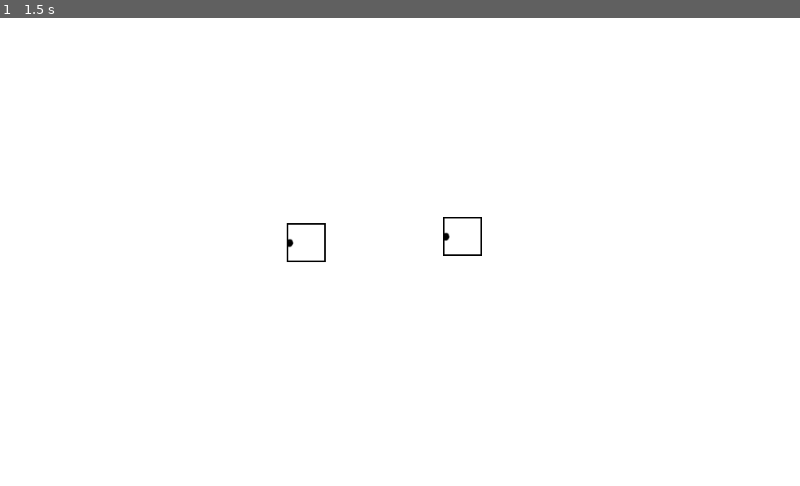
Above: before the commit, frame 1.
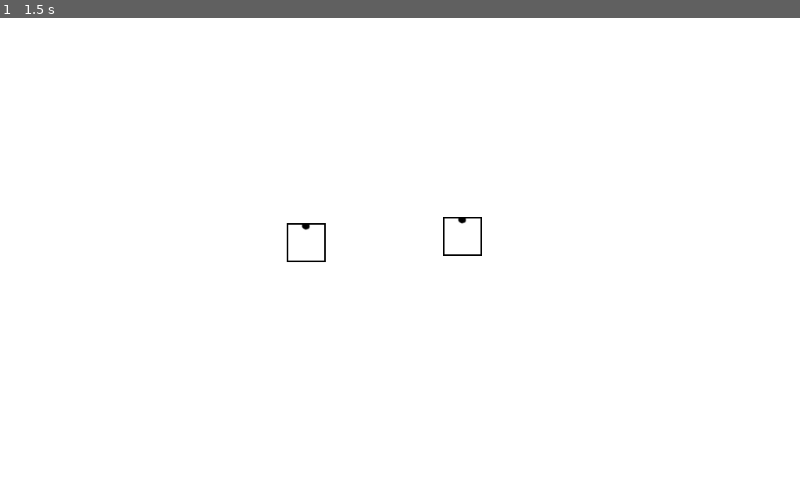
Above: after the commit, the same moment.

Repository: williarj/LD50
Game: Godot game, scene res://scenes/main_scene.tscn
The game is run twice, just before and just after one commit, with the same random seed, the same clock (stepped at 60 frames per second) and the same inputs.
Inputs (mouse positions are in pixels of both pictures, inside the frame that each line leads up to):
- Up to frame 1 (1.5 s): tap Enter at 0.5 s; move the mouse to (304, 242) at 0.52 s; click (304, 242) at 0.67 s; tap Space at 1.25 s; move the mouse to (464, 237) at 1.27 s; click (464, 237) at 1.42 s

The runs differ from the first frame. In frame 1, less than 0.1% of the frame differs, in the area x 36-59%, y 42-50%.
Error after the commit: Parse Error: The class "Globals" was found in global scope, but its script couldn't be loaded. (res://scripts/square.gd:86)

Commit message:
partially implemented logic for path finding from a source to a sink

Diff:
--- a/Project/project.godot
+++ b/Project/project.godot
@@ -8,9 +8,25 @@
 
 config_version=4
 
+_global_script_classes=[ {
+"base": "Reference",
+"class": "Globals",
+"language": "GDScript",
+"path": "res://scripts/Globals.gd"
+}, {
+"base": "Node",
+"class": "square",
+"language": "GDScript",
+"path": "res://scripts/square.gd"
+} ]
+_global_script_class_icons={
+"Globals": "",
+"square": ""
+}
+
 [application]
 
-config/name="Project"
+config/name="LD50"
 run/main_scene="res://scenes/main_scene.tscn"
 config/icon="res://icon.png"
 
--- a/Project/scripts/square.gd
+++ b/Project/scripts/square.gd
@@ -1,29 +1,85 @@
 extends Node
+class_name square
 
+var connections : Array = [[]]
 
-# Declare member variables here. Examples:
-# var a = 2
-# var b = "text"
-var direction = 0 #0 = North, 1 = East, etc
+var neighbors : Array = []
+
+var A2D : Area2D
+
+var direction : int = 0 #0 = North, 1 = East, etc
 
 # Called when the node enters the scene tree for the first time.
 func _ready():
-	pass # Replace with function body.
-
-
-# Called every frame. 'delta' is the elapsed time since the previous frame.
-#func _process(delta):
-#	pass
-
-
+	self.A2D = ($Area2D as Area2D)
 
 func _on_Area2D_rotate_left():
-	$Area2D.rotation_degrees = fmod($Area2D.rotation_degrees - 90, 360)
-	direction = (direction + 3) % 4
-	print(direction)
+	var original : int = self.direction
+	self.A2D.rotation_degrees = fmod(self.A2D.rotation_degrees - 90, 360)
+	self.direction = (self.direction + 3) % 4
+	print("%d -> %d" % [original, self.direction])
 
 
 func _on_Area2D_rotate_right():
-	$Area2D.rotation_degrees = fmod($Area2D.rotation_degrees + 90, 360)
+	var original : int = self.direction
+	self.A2D.rotation_degrees = fmod(self.A2D.rotation_degrees + 90, 360)
 	direction = (direction + 1) % 4
-	print(direction)
+	print("%d -> %d" % [original, self.direction])
+
+func get_shortest_path_from(cardinal : int, visited : Array = []) -> Array:
+	assert(cardinal in Globals.Cardinal.values(), "source_dir must be a Cardinal direction")
+
+	# transform cardinal direction (i.e "true north")
+	# into what side of the box it is
+	# so we can check connections
+	var source_side : int = self.convert_cardinal_to_side(cardinal)
+
+	var paths = []
+	# check list of connections to see if the side is connected somewhere
+	for connection in connections:
+		# if the side is connected to something
+		if connection.has(source_side):
+			# check all destinations
+			for destination in connection:
+				# if it's a different side
+				if destination != source_side:
+					# here we have a possible path
+					var check_cardinal : int = self.convert_side_to_cardinal(destination)
+					if self.is_neighbor_a_sink(check_cardinal):
+						# path is over!
+
+						pass
+					var neighbor : square = self.get_neighbor_by_cardinal(check_cardinal)
+					# skip loops
+					if visited.has(neighbor):
+						continue
+					var possible : Array = neighbor.get_shortest_path_from((check_cardinal + 2) % 4, visited + [self])
+
+	return []
+
+func convert_side_to_cardinal(side : int) -> int:
+	assert(side in Globals.Cardinal.values(), "wrong side value")
+
+	return (side + self.direction) % 4
+
+func convert_cardinal_to_side(cardinal : int) -> int:
+	assert(cardinal in Globals.Cardinal.values(), "wrong cardinal value")
+
+	return (cardinal - self.direction + 4) % 4
+
+func is_neighbor_a_sink(cardinal : int) -> bool:
+	assert(cardinal in Globals.Cardinal.values(), "wrong cardinal value")
+
+	return false
+
+func get_neighbor_by_cardinal(cardinal : int):
+	assert(cardinal in Globals.Cardinal.values(), "wrong cardinal value")
+
+	if len(neighbors) == 4:
+		return self.neighbors[cardinal]
+	else:
+		return null
+
+func set_neighbors(neighbors : Array):
+	assert(len(neighbors) == 4, "need neighbors for exactly four direction")
+	self.neighbors = neighbors
